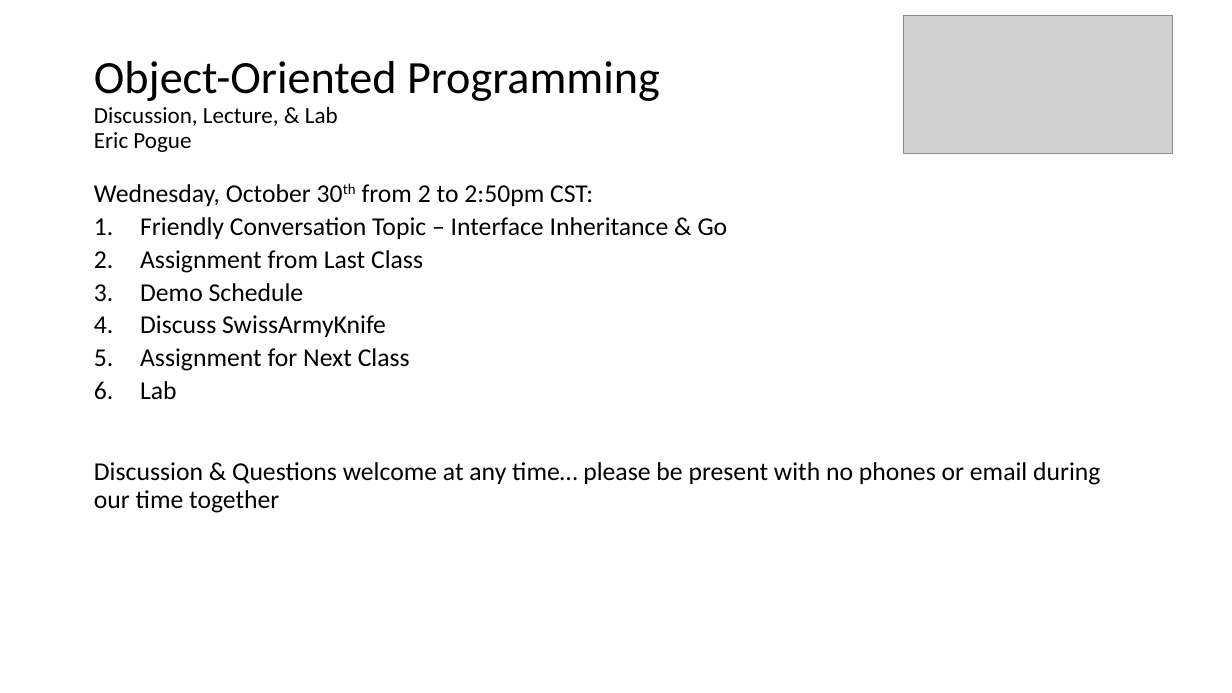
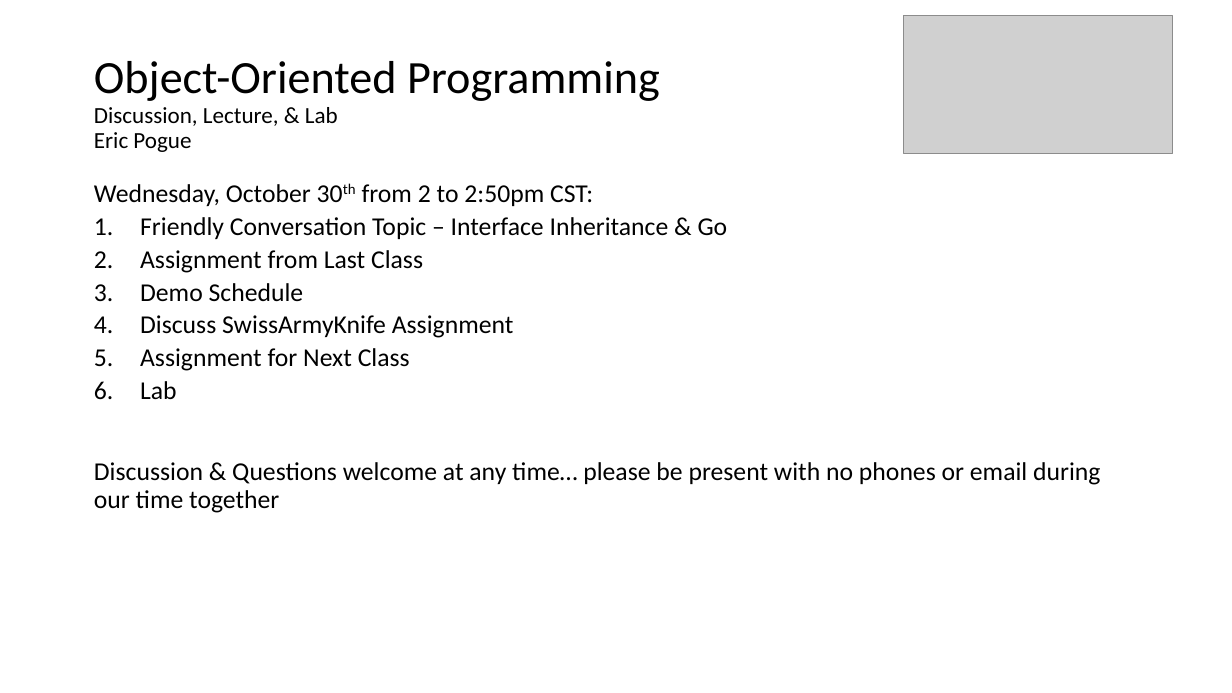
Before and after one commit to EricJPogue/CPSC-24500, a slide deck: slide 1 of lecture-slides/2019-10-30-oop.pptx. Drawn at 1232x693 pixels with LibreOffice and Linux fonts; fonts in the diff are those of the drawing; grey boxes stand for pictures. Boxes give left, top, right and bottom in pixels: in the first picture for what was removed or moved away, otherwise in the second. Text is boxed around its words. In the diff, an @@ line names an element or a change of style, - is before the commit and + after.

```diff
--- a/lecture-slides/2019-10-30-oop.pptx
+++ b/lecture-slides/2019-10-30-oop.pptx
@@ text at <box>140,315,514,338</box>: text changed @@
-4. Discuss SwissArmyKnife
+4. Discuss SwissArmyKnife Assignment
```
Also in this commit, not shown: 1 other slide changed, 1 other file.
